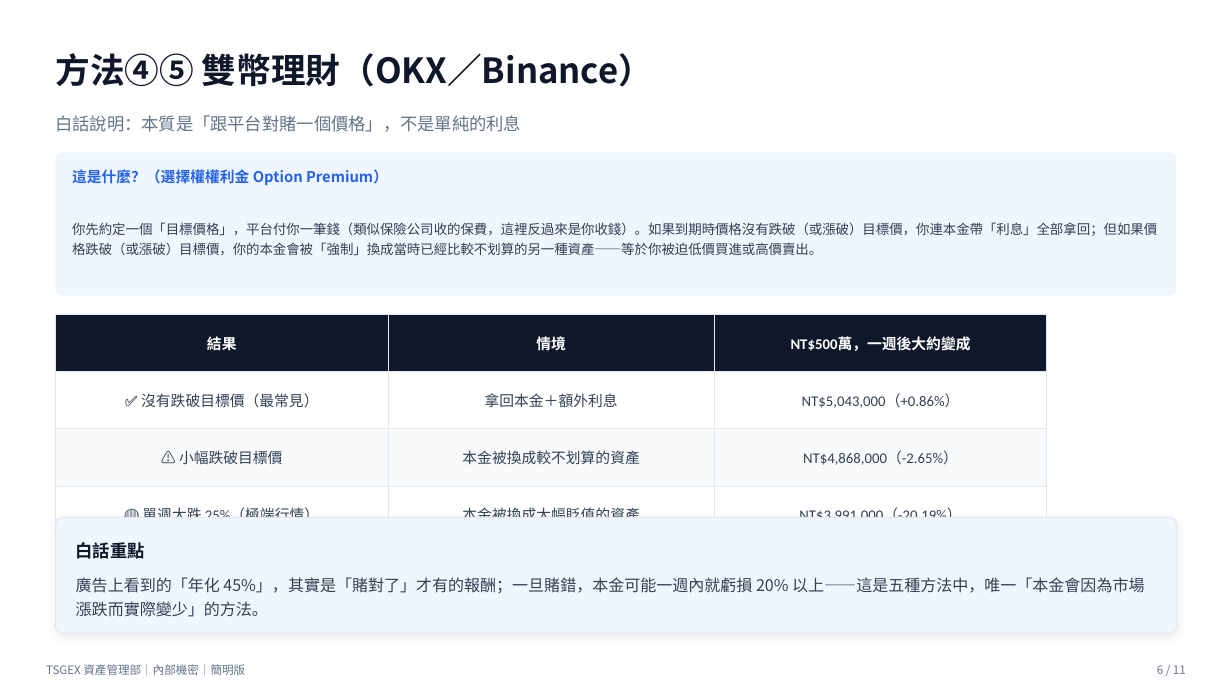
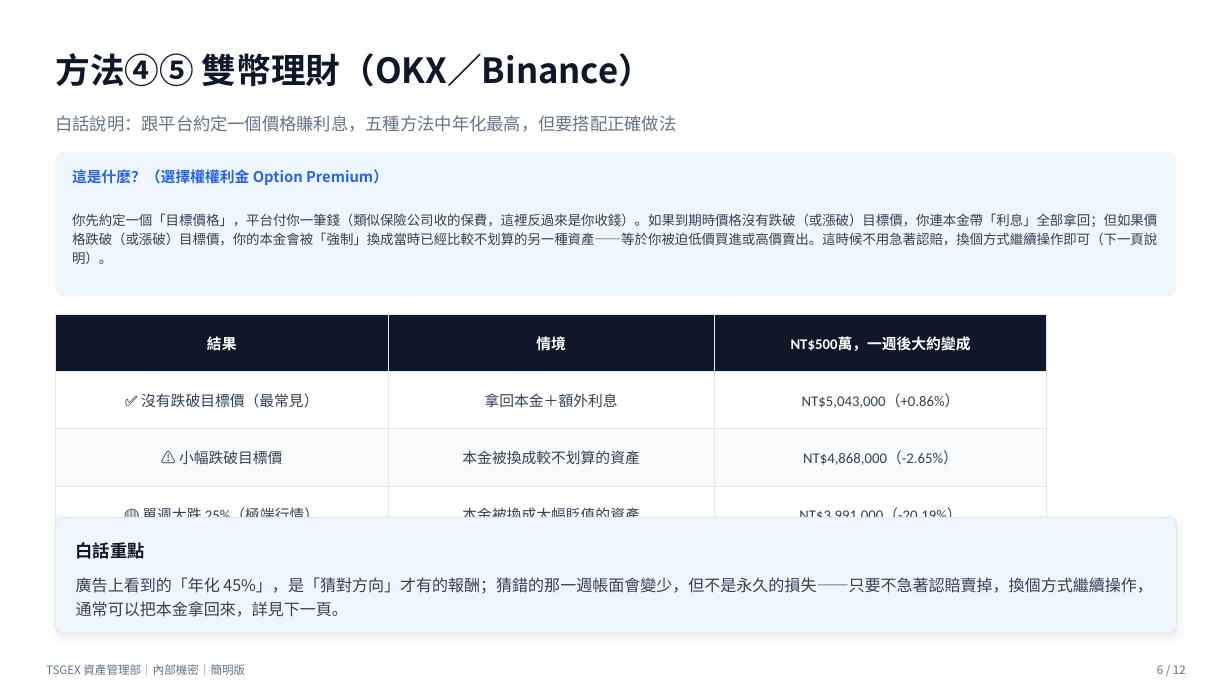
Before and after one commit to Nick-Lai-810362/Nick-Lai-810362, a slide deck: slide 6 of reports/TSGEX_Simplified_TWD5M_Presentation.pptx. Drawn at 1232x693 pixels with LibreOffice and Linux fonts; fonts in the diff are those of the drawing. Boxes give left, top, right and bottom in pixels: in the first picture for what was removed or moved away, otherwise in the second. Text is boxed around its words. In the diff, an @@ line names an element or a change of style, - is before the commit and + after.

```diff
--- a/reports/TSGEX_Simplified_TWD5M_Presentation.pptx
+++ b/reports/TSGEX_Simplified_TWD5M_Presentation.pptx
@@ text at <box>55,115,676,132</box>: text changed @@
-白話說明：本質是「跟平台對賭一個價格」，不是單純的利息
+白話說明：跟平台約定一個價格賺利息，五種方法中年化最高，但要搭配正確做法
@@ text at <box>72,213,1157,264</box>: text changed @@
-你先約定一個「目標價格」，平台付你一筆錢（類似保險公司收的保費，這裡反過來是你收錢）。如果到期時價格沒有跌破（或漲破）目標價，你連本金帶「利息」全部拿回；但如果價格跌破（或漲破）目標價，你的本金會被「強制」換成當時已經比較不划算的另一種資產——等於你被迫低價買進或高價賣出。
+你先約定一個「目標價格」，平台付你一筆錢（類似保險公司收的保費，這裡反過來是你收錢）。如果到期時價格沒有跌破（或漲破）目標價，你連本金帶「利息」全部拿回；但如果價格跌破（或漲破）目標價，你的本金會被「強制」換成當時已經比較不划算的另一種資產——等於你被迫低價買進或高價賣出。這時候不用急著認賠，換個方式繼續操作即可（下一頁說明）。
@@ text at <box>76,577,1152,617</box>: text changed @@
-廣告上看到的「年化 45%」，其實是「賭對了」才有的報酬；一旦賭錯，本金可能一週內就虧損 20% 以上——這是五種方法中，唯一「本金會因為市場漲跌而實際變少」的方法。
+廣告上看到的「年化 45%」，是「猜對方向」才有的報酬；猜錯的那一週帳面會變少，但不是永久的損失——只要不急著認賠賣掉，換個方式繼續操作，通常可以把本金拿回來，詳見下一頁。
```
Also in this commit, not shown: 9 other slides changed, 1 slide added, 1 other file.
